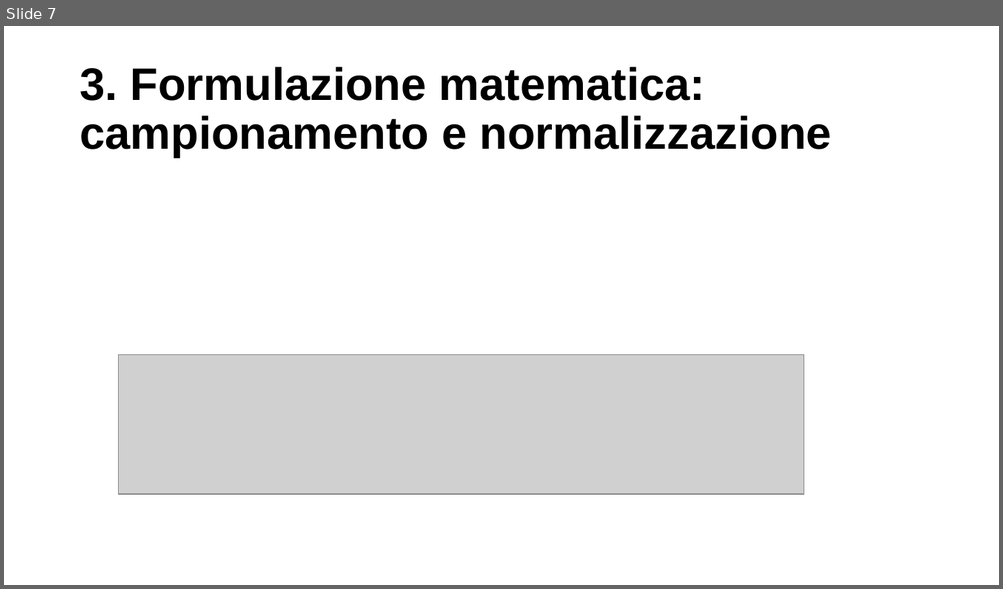
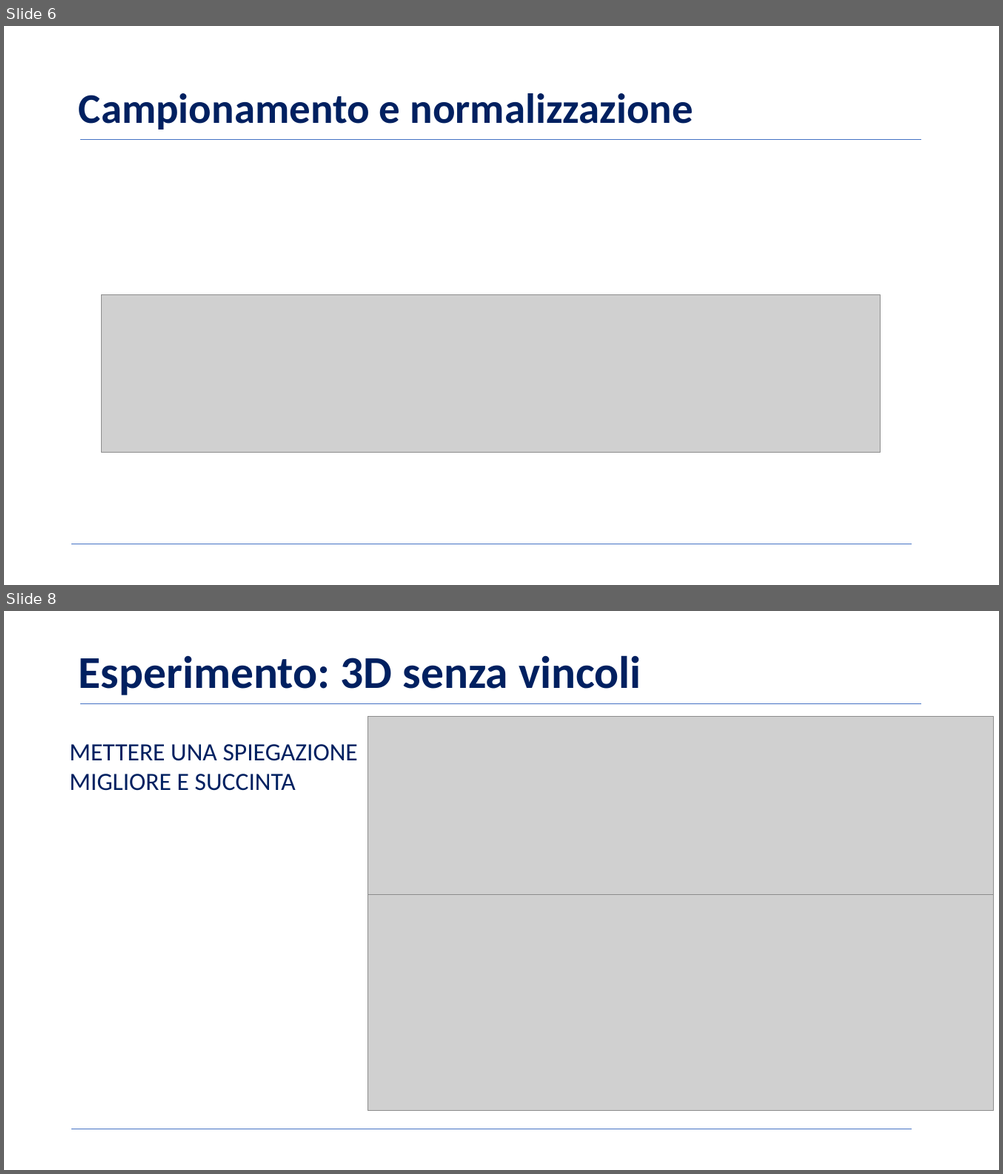
Before and after one commit to BernardoGiordano/NelderMeadMethod, a slide deck: presentazione progetto/Presentazione martone MOTT.pptx. Shown one above the other, each under a label of ours: slide 7 before the commit, slides 6 and 8 after it; the slides between them are not shown. The pictures are 1003x589 and 1003x1174 pixels, drawn with LibreOffice and Linux fonts; fonts in the diff are those of the drawing; grey boxes stand for pictures; background and template pictures are left out. Boxes give left, top, right and bottom in pixels: in the first picture for what was removed or moved away, otherwise in the second. Text is boxed around its words. In the diff, an @@ line names an element or a change of style, - is before the commit and + after.

```diff
--- a/presentazione progetto/Presentazione martone MOTT.pptx
+++ b/presentazione progetto/Presentazione martone MOTT.pptx
@@ slide 8 added at (4,611,999,1170), background picture (left out) @@
@@ text added at (79,655,641,695), 44 pt, text #002060, bold @@
+Esperimento: 3D senza vincoli
@@ line added from (81, 703) to (921, 703), #4472C4 0.5 pt @@
@@ picture added at (368,716,993,908) @@
@@ text added at (69,744,358,791), 24 pt, text #002060 @@
+METTERE UNA SPIEGAZIONE MIGLIORE E SUCCINTA
@@ picture added at (368,894,993,1111) @@
@@ line added from (71, 1130) to (912, 1130), #4472C4 0.5 pt @@
@@ what was slide 7 is now slide 6 @@
@@ slide 6 changed as well @@
@@ text at (79,93,693,130): text changed; size 44 to 40.7 pt; font Arial to Calibri; text colour #000000 to #002060 @@
-3. Formulazione matematica: campionamento e normalizzazione
+Campionamento e normalizzazione
@@ line added from (81, 139) to (921, 139), #4472C4 0.5 pt @@
@@ picture: place and size @@
-picture at (118,355,804,494)
+picture at (101,295,880,453)
@@ line added from (71, 545) to (912, 545), #4472C4 0.5 pt @@
```
Also in this commit, not shown: 5 other slides changed, 2 other slides added, 4 slides removed.
